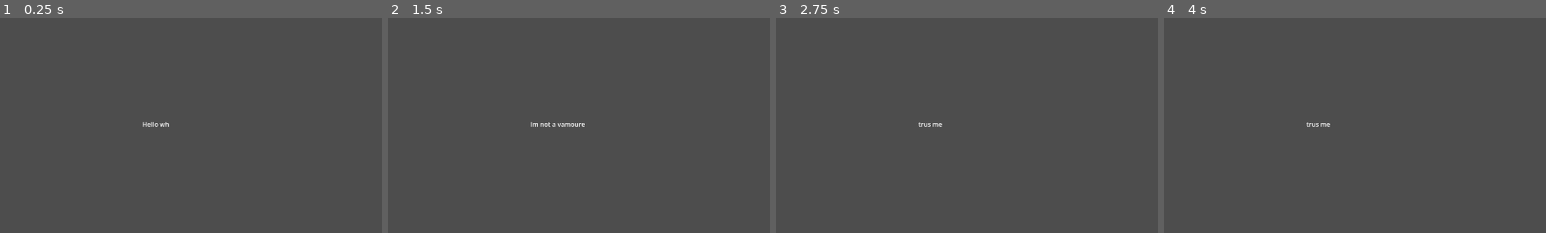
Above: before the commit, frames 1-4 (left to right).
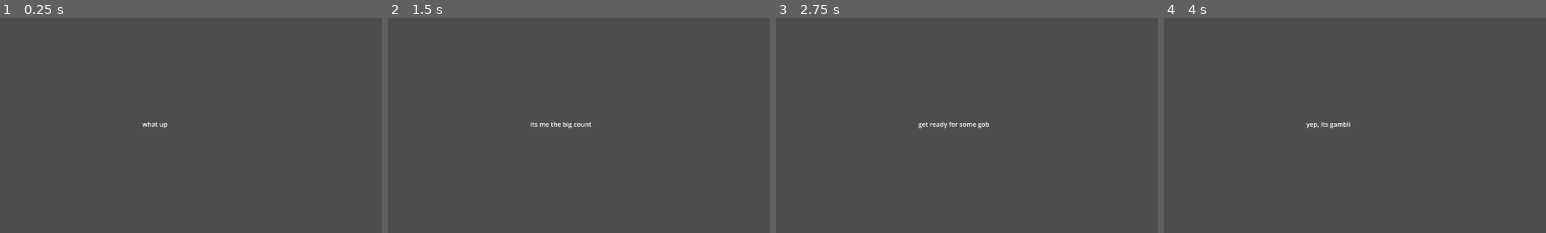
Above: after the commit, the same moments.

Repository: howarja/Vampire-Game
Game: Godot game, scene res://startScene.tscn
Same seed, same stepped clock (60 frames per second), same inputs: the game is played once before the commit and once after it. This scene is started directly instead of the project's main scene.
Inputs:
- Up to frame 1 (0.25 s): no input
- Up to frame 2 (1.5 s): tap Enter at 0.5 s
- Up to frame 3 (2.75 s): tap Space at 2 s
- Up to frame 4 (4 s): tap Enter at 3.5 s
The pictures show only the part of the screen within x 5-55%, y 48-98%; the shares and areas given below are measured in that part.

The runs differ from the first frame. In frame 1, 0.1% of the frame differs, in the area x 37-45%, y 48-52%; in frame 2, 0.2%; in frame 3, 0.3%, in the area x 37-56%, y 48-52%; in frame 4, 0.2%.

Commit message:
added character resource

Diff:
--- /dev/null
+++ b/Characters/CountDown.tres
@@ -0,0 +1,23 @@
+[gd_resource type="Resource" script_class="character" format=3 uid="uid://n2704kdgjax5"]
+
+[ext_resource type="Script" uid="uid://byskr8hlcn2vi" path="res://Scripts/character.gd" id="1_1rehx"]
+[ext_resource type="Script" uid="uid://bsj2rcs7yvbxy" path="res://Scripts/question.gd" id="1_thbnh"]
+
+[sub_resource type="Resource" id="Resource_wimtb"]
+script = ExtResource("1_thbnh")
+prompt = "What's your name again?"
+answer = "county downy"
+metadata/_custom_type_script = "uid://bsj2rcs7yvbxy"
+
+[sub_resource type="Resource" id="Resource_hush4"]
+script = ExtResource("1_thbnh")
+prompt = "What's ya adress"
+answer = "456 billionwon street"
+metadata/_custom_type_script = "uid://bsj2rcs7yvbxy"
+
+[resource]
+script = ExtResource("1_1rehx")
+fullName = "Count Down"
+introDialaogue = Array[String](["what up", "its me the big count", "get ready for some goblin poker", "yep, its gambling time"])
+questions = Array[ExtResource("1_thbnh")]([SubResource("Resource_wimtb"), SubResource("Resource_hush4")])
+metadata/_custom_type_script = "uid://byskr8hlcn2vi"
--- /dev/null
+++ b/scenes/settings.tscn
@@ -0,0 +1,45 @@
+[gd_scene format=3 uid="uid://llqh6vgtk77"]
+
+[ext_resource type="Script" uid="uid://dn1ofscgxh6r5" path="res://scripts/settings.gd" id="1_sfmi7"]
+[ext_resource type="AudioStream" uid="uid://57nsx46jw77y" path="res://joshHutchersonSoundTest.mp3" id="2_fevh8"]
+
+[node name="Settings" type="Node2D" unique_id=1974824112]
+script = ExtResource("1_sfmi7")
+
+[node name="back" type="Panel" parent="." unique_id=447883011]
+offset_right = 1924.0
+offset_bottom = 1082.0
+
+[node name="volumeText" type="RichTextLabel" parent="." unique_id=1510685069]
+offset_left = 720.0
+offset_top = 427.0
+offset_right = 1234.0
+offset_bottom = 533.0
+theme_override_font_sizes/normal_font_size = 58
+text = "Master Volume"
+horizontal_alignment = 1
+vertical_alignment = 1
+
+[node name="volumeSlider" type="HSlider" parent="." unique_id=111225825]
+offset_left = 735.0
+offset_top = 511.0
+offset_right = 1218.0
+offset_bottom = 543.0
+max_value = 1.0
+step = 0.01
+value = 0.8
+
+[node name="testPlayer" type="AudioStreamPlayer2D" parent="." unique_id=1205469343]
+stream = ExtResource("2_fevh8")
+autoplay = true
+
+[node name="testVolume" type="Button" parent="." unique_id=1725884221]
+offset_left = 1233.0
+offset_top = 497.0
+offset_right = 1432.0
+offset_bottom = 550.0
+theme_override_font_sizes/font_size = 32
+text = "Test Volume"
+
+[connection signal="value_changed" from="volumeSlider" to="." method="_on_volume_slider_value_changed"]
+[connection signal="pressed" from="testVolume" to="." method="_on_test_volume_pressed"]
--- /dev/null
+++ b/scripts/character.gd
@@ -0,0 +1,6 @@
+extends Resource
+class_name character;
+
+@export var fullName: String;
+@export var introDialaogue: Array[String];
+@export var questions: Array[question];
--- a/scripts/conversation_manager.gd
+++ b/scripts/conversation_manager.gd
@@ -1,14 +1,16 @@
 extends Control
 
 @export var text: textGiver;
-@export var lines: Array[String];
+var lines: Array[String];
 var currentLine: int = 0;
+
+@export var currentCharacter: character;
 
 var holdingInput: bool = false;
 var canInput: bool = true;
 
 func _ready() -> void:
-	newLine();
+	loadCharacter(currentCharacter)
 
 func newLine():
 	if currentLine<lines.size():
@@ -24,3 +26,9 @@
 
 func renableInput():
 	canInput = true;
+
+func loadCharacter(newCharacter: character):
+	currentCharacter = newCharacter;
+	lines = currentCharacter.introDialaogue;
+	currentLine = 0;
+	newLine();
--- /dev/null
+++ b/scripts/question.gd
@@ -0,0 +1,5 @@
+extends Resource
+class_name question
+
+@export var prompt: String;
+@export var answer: String;
--- a/scripts/textGiver.gd
+++ b/scripts/textGiver.gd
@@ -6,7 +6,7 @@
 @export var characterAppearSpeed: float = 0.03;
 var currentCharacterDelay = 0;
 
-@export var currentLine: String;
+var currentLine: String;
 signal lineComplete;
 
 func triggerDialogue(newLine: String, completeTrigger: Callable):
--- a/startScene.tscn
+++ b/startScene.tscn
@@ -1,6 +1,7 @@
 [gd_scene format=3 uid="uid://gpedpgp5hk8i"]
 
 [ext_resource type="Script" uid="uid://dberhdml3xlet" path="res://Scripts/conversation_manager.gd" id="1_rq48i"]
+[ext_resource type="Resource" uid="uid://n2704kdgjax5" path="res://Characters/CountDown.tres" id="2_1ljrl"]
 [ext_resource type="Script" uid="uid://bndg1f3jq34l3" path="res://Scripts/textGiver.gd" id="2_yagjw"]
 
 [node name="Node2D" type="Node2D" unique_id=2079086675]
@@ -14,7 +15,7 @@
 offset_bottom = 40.0
 script = ExtResource("1_rq48i")
 text = NodePath("../TextGiver")
-lines = Array[String](["Hello what is up", "Im not a vamoure", "trus me"])
+currentCharacter = ExtResource("2_1ljrl")
 
 [node name="TextGiver" type="Control" parent="CanvasLayer" unique_id=1438650801 node_paths=PackedStringArray("text")]
 layout_mode = 3
@@ -23,7 +24,6 @@
 offset_bottom = 40.0
 script = ExtResource("2_yagjw")
 text = NodePath("../Dialgoue")
-currentLine = "Hello this is some dialogue"
 
 [node name="Dialgoue" type="RichTextLabel" parent="CanvasLayer" unique_id=1094312030]
 offset_left = 461.0
Not shown, added: scripts/character.gd.uid
Not shown, added: scripts/question.gd.uid
Not shown: 1 places in scripts/settings.tscn that only renumber resources
